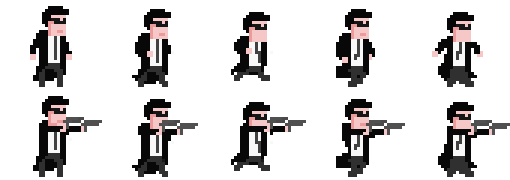
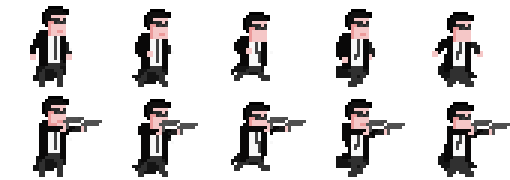
Layered file, before and after one edit (510 × 180). Changes by layer:
painted on "Ebene 0" over bbox(351, 51, 354, 57)
